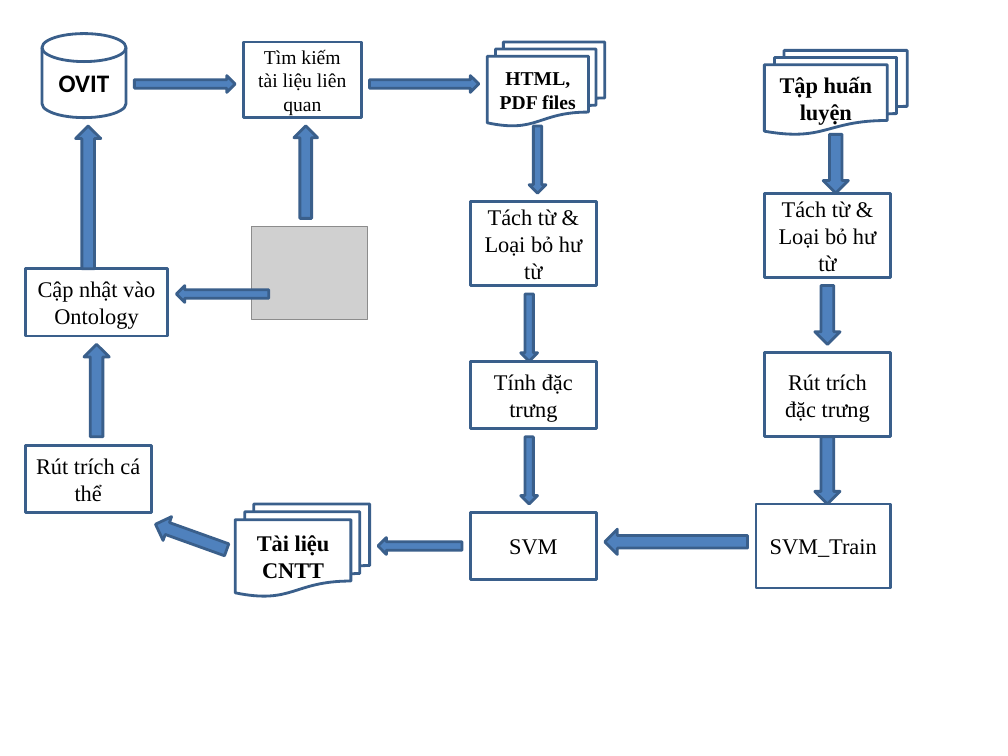
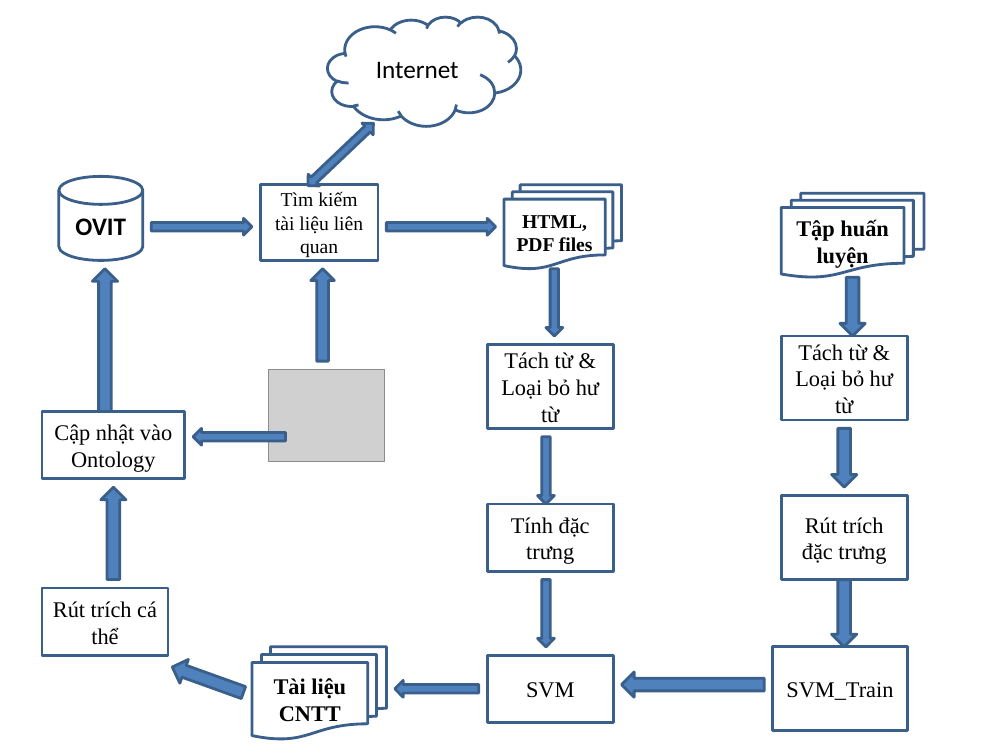
Before and after one commit to vlinhd11/enrichontology-thesis, a slide deck: slide 1 of kien truc chuogn trinh.pptx. Drawn at 1008x756 pixels with LibreOffice and Linux fonts; fonts in the diff are those of the drawing; grey boxes stand for pictures. Boxes give left, top, right and bottom in pixels: in the first picture for what was removed or moved away, otherwise in the second. Text is boxed around its words. In the diff, an @@ line names an element or a change of style, - is before the commit and + after.

```diff
--- a/kien truc chuogn trinh.pptx
+++ b/kien truc chuogn trinh.pptx
@@ cloud added at [328,17,521,126], outline #3A5F8C 2 pt, 18 pt, text #000000 @@
+Internet
@@ left right arrow added at [302,117,379,191], fill #4F81BD, outline #3A5F8C 2 pt @@
@@ 4 rectangles, 1 flow chart multidocument, 1 down arrow, 1 up arrow: place and size @@
-4 rectangles, 1 flow chart multidocument, 1 down arrow, 1 up arrow at [25,42,890,513]
+4 rectangles, 1 flow chart multidocument, 1 down arrow, 1 up arrow at [42,184,907,655]
@@ 2 down arrows, 1 left arrow: place and size @@
-2 down arrows, 1 left arrow at [176,285,840,504]
+2 down arrows, 1 left arrow at [194,428,857,647]
@@ 5 rectangles, 3 down arrows, 3 left arrows, 2 flow chart multidocuments, 2 right arrows, 2 up arrows, 1 picture, 1 cylinder: place and size @@
-5 rectangles, 3 down arrows, 3 left arrows, 2 flow chart multidocuments, 2 right arrows, 2 up arrows, 1 picture, 1 cylinder at [42,33,907,597]
+5 rectangles, 3 down arrows, 3 left arrows, 2 flow chart multidocuments, 2 right arrows, 2 up arrows, 1 picture, 1 cylinder at [58,176,924,740]
```
